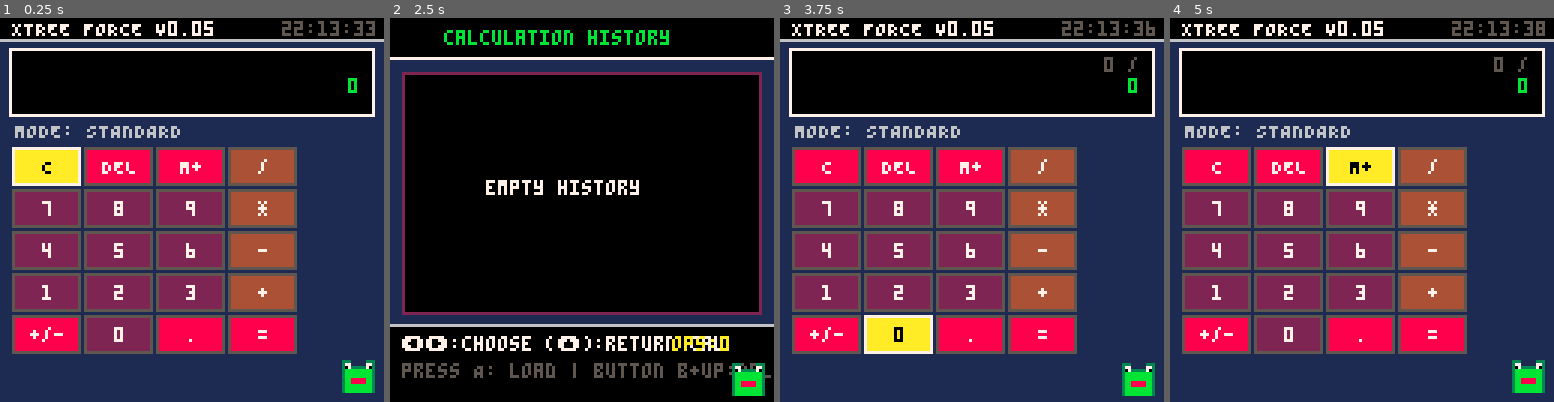
Above: before the commit, frames 1-4 (left to right).
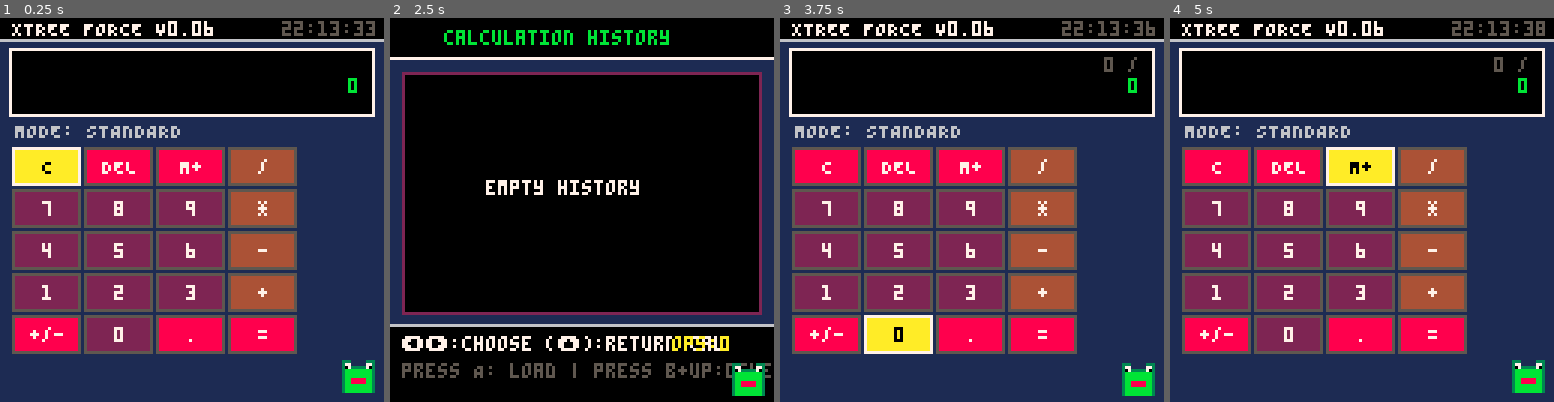
Above: after the commit, the same moments.

Repository: MartStartIV/Applications-for-PICO-8
Game: PICO-8 cartridge Calculator_Xtree/Calculator Xtree English.p8
Same seed, same stepped clock (60 frames per second), same inputs: the game is played once before the commit and once after it.
Inputs:
- Up to frame 1 (0.25 s): no input
- Up to frame 2 (2.5 s): tap O (Z key) at 0.33, 0.7, 1.43, 2.22 s; tap X (X key) at 1.07, 2.07, 2.4 s; hold Left 1.97-2.37 s; hold Down from 2.42 s (still down)
- Up to frame 3 (3.75 s): tap X (X key) every 0.33 s from 2.73 to 3.73 s; release Down at 2.82 s; hold Right 2.87-3.53 s; tap O (Z key) at 3.1 s; hold Up from 3.58 s (still down)
- Up to frame 4 (5 s): tap O (Z key) at 3.98, 4.87 s; tap X (X key) at 4.07, 4.4, 4.73 s; release Up at 4.08 s; hold Right 4.13-4.53 s; hold Down from 4.58 s (still down)

The runs differ from the first frame. In frame 1, less than 0.1% of the frame differs, in the area x 53-56%, y 0-4%; in frame 2, 0.6%, in the area x 53-100%, y 89-94%; in frame 3, less than 0.1%; in frame 4, less than 0.1%.

Commit message:
New update added
-The history clearing system has been fixed, as has the little frog animation :)
-An issue with the log entries has been resolved; the history now holds 30 entries before older ones begin to be replaced as new calculations are added.
-Some minor bugs have been fixed.

Diff:
--- a/Calculator_Xtree/Calculator Xtree English.p8
+++ b/Calculator_Xtree/Calculator Xtree English.p8
@@ -2,14 +2,14 @@
 version 43
 __lua__
 -- =========================================================
--- CALCULATOR XTREE FORCE [v0.05]
+-- CALCULATOR XTREE FORCE [v0.06]
 -- PARTE 1: CORE DE INICIALIZACIÓN Y CONFIGURACIÓN DE GRIDS
 -- =========================================================
 
 function _init()
   -- Información del Sistema
   id_nombre = "XTREE FORCE"
-  id_version = "V0.05"
+  id_version = "V0.06"
 
   -- Modos de Ejecución (0: Estándar, 1: Científico, 2: Acerca de, 3: Historial)
   modo_actual = 0
@@ -52,8 +52,13 @@
   }
   idx_tema = 1
 
-  -- SISTEMA DE PERSISTENCIA EXTENDIDO
+  -- SISTEMA DE PERSISTENCIA EXTENDIDO NATIVO
   cartdata("xtree_force_calc")
+
+  -- Diccionario de compresión de 4 bits para ahorrar espacio físico (Máx 15 símbolos)
+  -- Permite meter 8 caracteres por cada ranura de PICO-8
+  comp_dict = {"0","1","2","3","4","5","6","7","8","9",".","-","+","*","/",
+               "=","^","M","O","D","S","I","N","C","A","T","G","L","E","X","P","R","V","(",")"}
 
   -- Carga del Tema Seguro
   local tema_guardado = dget(0)
@@ -67,36 +72,48 @@
   hist_lista = {}
   hist_idx = 1
 
-  -- Validación estricta para evitar lecturas corruptas de archivos viejos (Máximo 20)
-  if hist_total == nil or hist_total < 0 or hist_total > 20 then
+  -- Validación de seguridad adaptada al límite físico real comprimido (Máximo 30)
+  if hist_total == nil or hist_total < 0 or hist_total > 30 then
     hist_total = 0
     dset(2, 0)
   end
 
-  -- Reconstruir historial de texto de forma segura (Iniciando desde la ranura 20)
-  -- Al mover el inicio a la ranura 20, nos alejamos por completo de ops_totales y dget(10)
+  -- Descompresión y reconstrucción del historial desde las 64 ranuras físicas
   if hist_total > 0 then
-    for i=1, hist_total do
-      local base_registro = 20 + (i - 1) * 15
-      local longitud_str = dget(base_registro) or 0
-
-      -- Filtro de seguridad: un registro válido de XTREE FORCE mide entre 1 y 14 caracteres
-      if longitud_str > 0 and longitud_str <= 14 then
-        local string_reconstruido = ""
-        for j=1, longitud_str do
-          local caracter_ascii = dget(base_registro + j) or 32
-          string_reconstruido = string_reconstruido..chr(caracter_ascii)
-        end
+    for i=1, min(hist_total, 30) do
+      local base_registro = 3 + (i - 1) * 2
+      local r1 = dget(base_registro) or 0
+      local r2 = dget(base_registro + 1) or 0
+
+      local string_reconstruido = ""
+
+      -- Desempaquetamos r1 (Primeros 8 caracteres de 4 bits)
+      local temp1 = r1
+      for j=1, 8 do
+        local nibble = temp1 % 16
+        if nibble > 0 and comp_dict[nibble] then string_reconstruido = string_reconstruido..comp_dict[nibble] end
+        temp1 = flr(temp1 / 16)
+      end
+
+      -- Desempaquetamos r2 (Siguientes 8 caracteres de 4 bits)
+      local temp2 = r2
+      for j=1, 8 do
+        local nibble = temp2 % 16
+        if nibble > 0 and comp_dict[nibble] then string_reconstruido = string_reconstruido..comp_dict[nibble] end
+        temp2 = flr(temp2 / 16)
+      end
+
+      if #string_reconstruido > 0 then
         add(hist_lista, string_reconstruido)
       end
     end
-    -- Sincronización real basada únicamente en los textos decodificados con éxito
     hist_total = #hist_lista
     dset(2, hist_total)
   end
 
   -- Nueva variable para controlar el desplazamiento visual de la lista
   hist_scroll = 0
+
 
   -- ESTRUCTURA DEL TECLADO DINÁMICO (Grid Adaptativo 4x5 Pulido)
   pad_estandar = {
@@ -163,7 +180,7 @@
   scroll_velocidad = 0.4
 end
 -- =========================================================
--- CALCULATOR XTREE FORCE [v0.05]
+-- CALCULATOR XTREE FORCE [v0.06]
 -- PARTE 2: LÓGICA DE ACTUALIZACIÓN, COMBOS Y REFRESH DE HORA
 -- =========================================================
 
@@ -281,7 +298,7 @@
   end
 end
 -- =========================================================
--- CALCULATOR XTREE FORCE [v0.05]
+-- CALCULATOR XTREE FORCE [v0.06]
 -- PARTE 3: LÓGICA DE NAVEGACIÓN Y PROCESAMIENTO DEL HISTORIAL
 -- =========================================================
 
@@ -300,11 +317,22 @@
   if btn(5) and btn(2) then
     hist_lista = {}
     hist_total = 0
-    dset(2, 0)
-    for i=1, 20 do dset(9 + i, 0) end
+    ops_totales = 0 -- Resetea las operaciones para que la ranita vuelva a la normalidad
+
+    dset(1, 0) -- Guarda el reseteo de la ranita en el archivo
+    dset(2, 0) -- Guarda el total de historial en cero
+
+    -- Limpia las 60 ranuras de registros con ceros para vaciar el archivo físico
+    for i=3, 63 do
+      dset(i, 0)
+    end
+
+    -- Conserva la configuración de tu tema intacta en la ranura 0
+    dset(0, idx_tema)
+
     hist_idx = 1
     hist_scroll = 0
-    bloqueo_b = true -- Evita salir de golpe al soltar el combo
+    bloqueo_b = true
     delay_historial = 5
     sfx(2)
     return
@@ -369,27 +397,55 @@
 
 function extrude_historial(s_val, n_val)
   add(hist_lista, s_val, 1)
-  if #hist_lista > 20 then
+  if #hist_lista > 30 then
     del(hist_lista, hist_lista[#hist_lista])
   end
   hist_total = #hist_lista
+  guardar_memoria_fisica()
+end
+
+function guardar_memoria_fisica()
+  dset(0, idx_tema)
+  dset(1, ops_totales)
   dset(2, hist_total)
 
-  -- Guardado persistente alineado a partir de la ranura 20
-  for i=1, hist_total do
+  -- Guardamos hasta 30 elementos usando únicamente 2 ranuras por registro
+  for i=1, min(#hist_lista, 30) do
     local str = hist_lista[i]
-    local base_registro = 20 + (i - 1) * 15
-
-    dset(base_registro, #str)
-
-    for j=1, #str do
-      local caracter_ascii = ord(sub(str, j, j))
-      dset(base_registro + j, caracter_ascii)
-    end
-  end
-end
--- =========================================================
--- CALCULATOR XTREE FORCE [v0.05]
+    local base_registro = 3 + (i - 1) * 2
+
+    local r1 = 0
+    local r2 = 0
+
+    -- Empaquetamos los primeros 8 caracteres en r1
+    for j=1, min(#str, 8) do
+      local char = sub(str, j, j)
+      local idx_char = 0
+      for k=1, #comp_dict do
+        if comp_dict[k] == char then idx_char = k break end
+      end
+      r1 = r1 + idx_char * (16 ^ (j - 1))
+    end
+
+    -- Empaquetamos los siguientes caracteres en r2
+    if #str > 8 then
+      for j=9, min(#str, 16) do
+        local char = sub(str, j, j)
+        local idx_char = 0
+        for k=1, #comp_dict do
+          if comp_dict[k] == char then idx_char = k break end
+        end
+        r2 = r2 + idx_char * (16 ^ (j - 9))
+      end
+    end
+
+    dset(base_registro, r1)
+    dset(base_registro + 1, r2)
+  end
+end
+
+-- =========================================================
+-- CALCULATOR XTREE FORCE [v0.06]
 -- PARTE 4: MOTOR GRÁFICO AISLADO Y MÓDULO RENDER
 -- =========================================================
 
@@ -455,7 +511,7 @@
     rectfill(0, 102, 127, 127, 0)
     line(0, 102, 127, 102, 6)
     print("\x8b\x91:choose (\x94):return cal", 4, 106, 7)
-    print("press A: load | button b+up:delete", 4, 115, 5)
+    print("press A: load | press b+up:delete", 4, 115, 5)
     print("ops:"..ops_totales, 94, 106, 10)
 
     -- Forzar renderizado de la ranita en las coordenadas correctas del marco inferior
@@ -527,7 +583,7 @@
   render_ranita_xtree(ranita_x, ranita_y)
 end
 -- =========================================================
--- CALCULATOR XTREE FORCE [v0.05]
+-- CALCULATOR XTREE FORCE [v0.06]
 -- PARTE 5: CONTROL EMOCIONAL Y DIBUJO DE LA MASCOTA
 -- =========================================================
 
@@ -568,7 +624,7 @@
   end
 end
 -- =========================================================
--- CALCULATOR XTREE FORCE [v0.05]
+-- CALCULATOR XTREE FORCE [v0.06]
 -- PARTE 6: PROCESADOR MATEMÁTICO Y PARSEO DE ENTRADA (REPARADO)
 -- =========================================================
 
